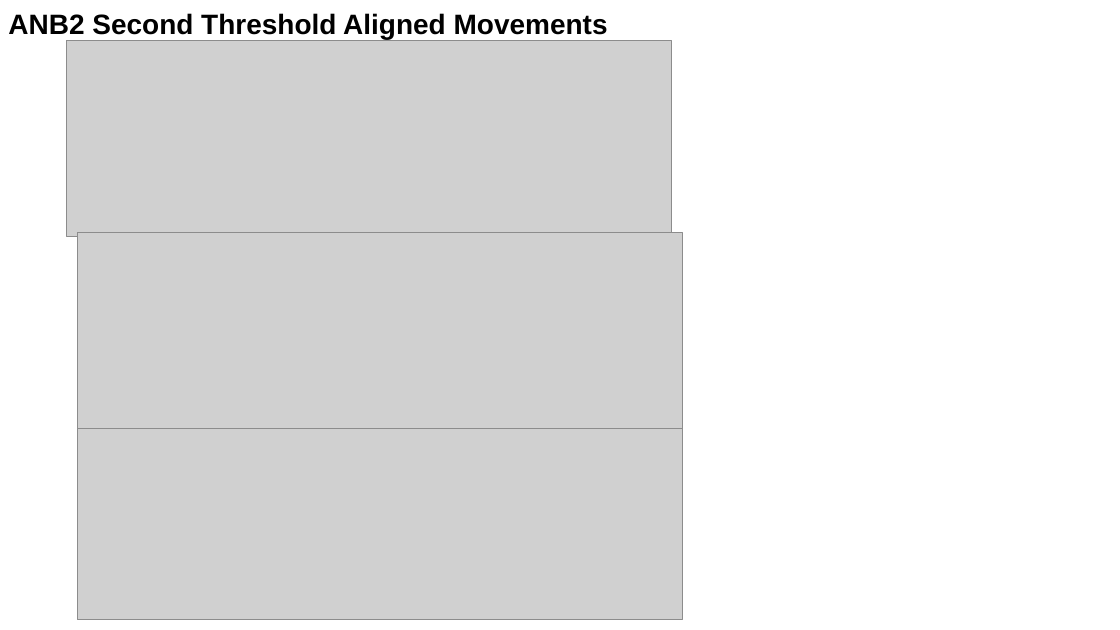
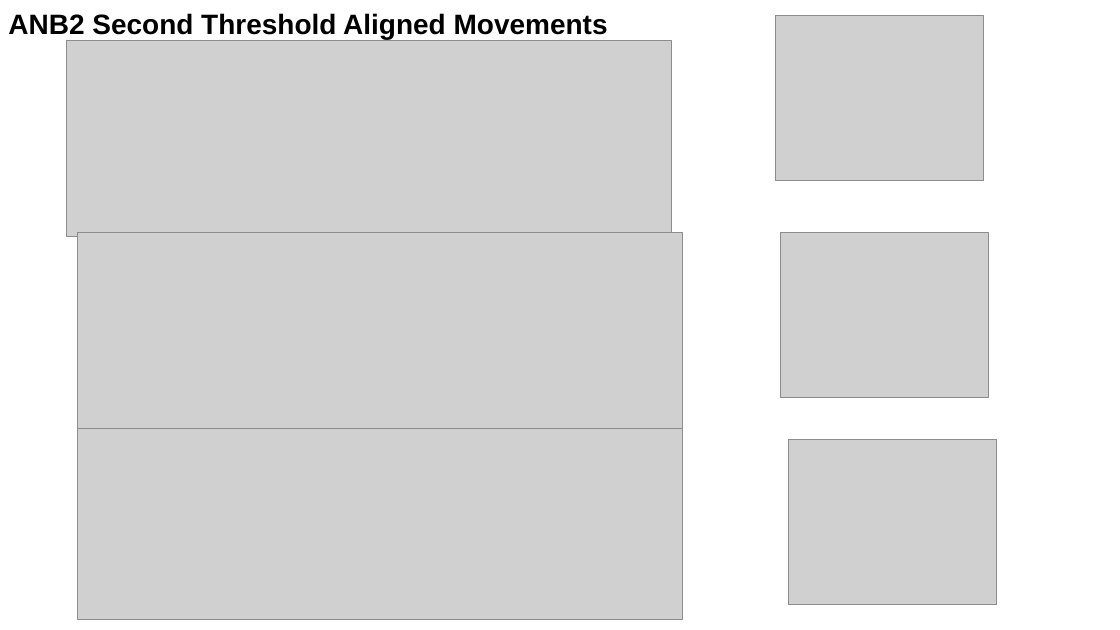
Before and after one commit to paulazoo/behavior, a slide deck: slide 5 of presentations/231215_3.pptx. Drawn at 1120x630 pixels with LibreOffice and Linux fonts; fonts in the diff are those of the drawing; grey boxes stand for pictures. Boxes give left, top, right and bottom in pixels: in the first picture for what was removed or moved away, otherwise in the second. Text is boxed around its words. In the diff, an @@ line names an element or a change of style, - is before the commit and + after.

```diff
--- a/presentations/231215_3.pptx
+++ b/presentations/231215_3.pptx
@@ picture added at (776, 16, 984, 181) @@
@@ picture added at (781, 233, 989, 398) @@
@@ picture added at (789, 439, 997, 605) @@
```
Also in this commit, not shown: 1 other slide changed, 1 other file.
